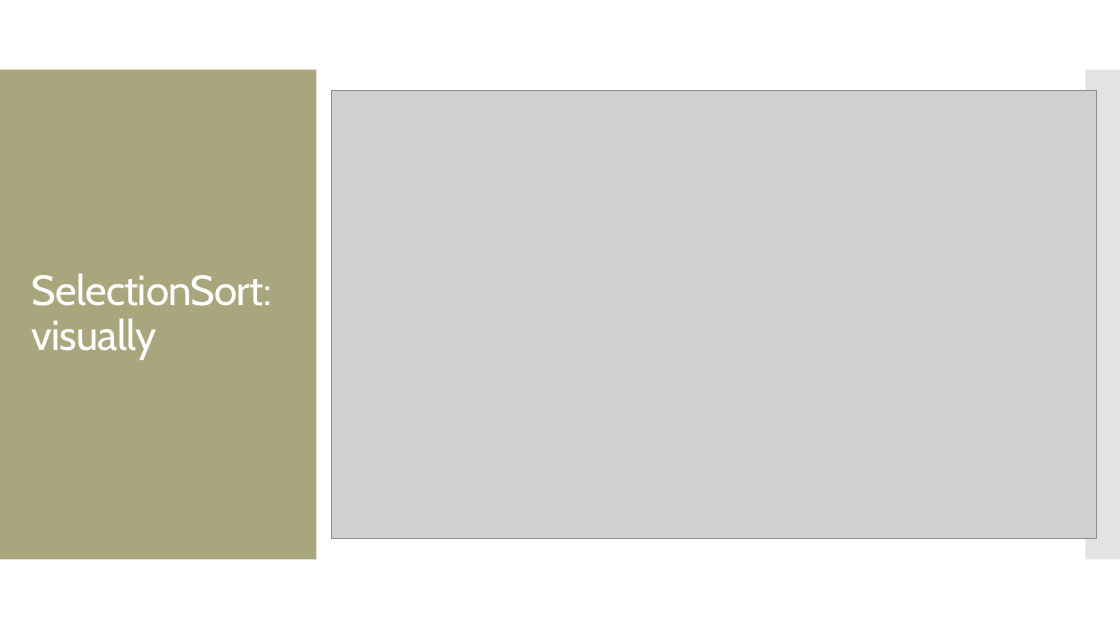
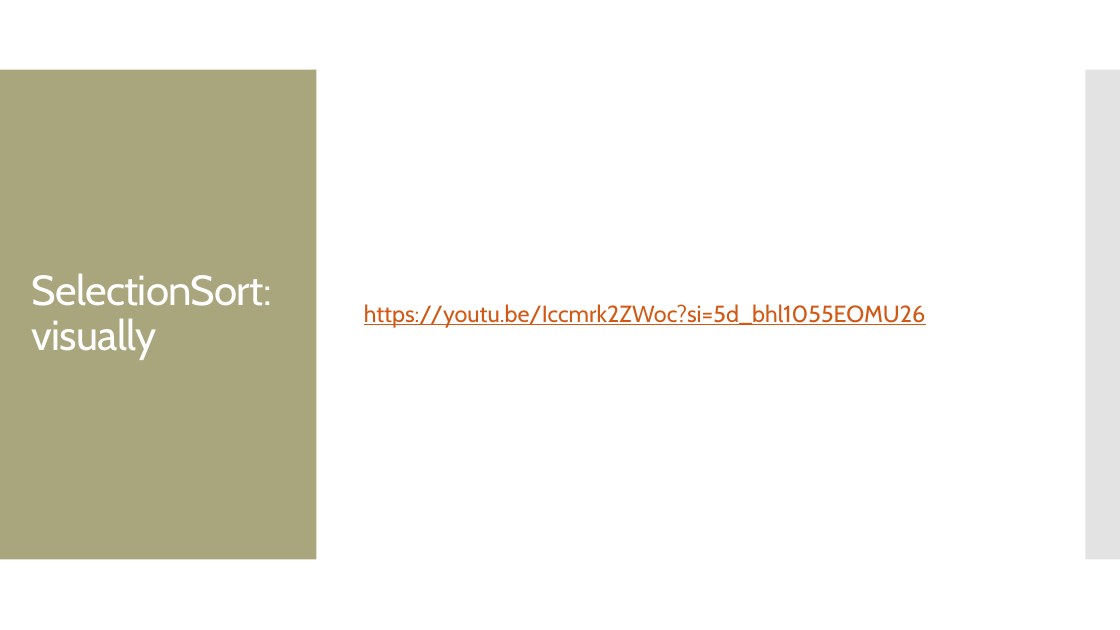
Before and after one commit to amosca01/CAIS117-F23, a slide deck: slide 8 of slides/28-algorithms.pptx. Drawn at 1120x630 pixels with LibreOffice and Linux fonts; fonts in the diff are those of the drawing; grey boxes stand for pictures. Boxes give left, top, right and bottom in pixels: in the first picture for what was removed or moved away, otherwise in the second. Text is boxed around its words. In the diff, an @@ line names an element or a change of style, - is before the commit and + after.

```diff
--- a/slides/28-algorithms.pptx
+++ b/slides/28-algorithms.pptx
@@ picture removed at (332, 91, 1097, 539) @@
@@ text added at (364, 304, 926, 328), 20 pt, text #D25814, underline @@
+https://youtu.be/Iccmrk2ZWoc?si=5d_bhl1055EOMU26
```
Also in this commit, not shown: 2 other slides changed, 1 other file.
